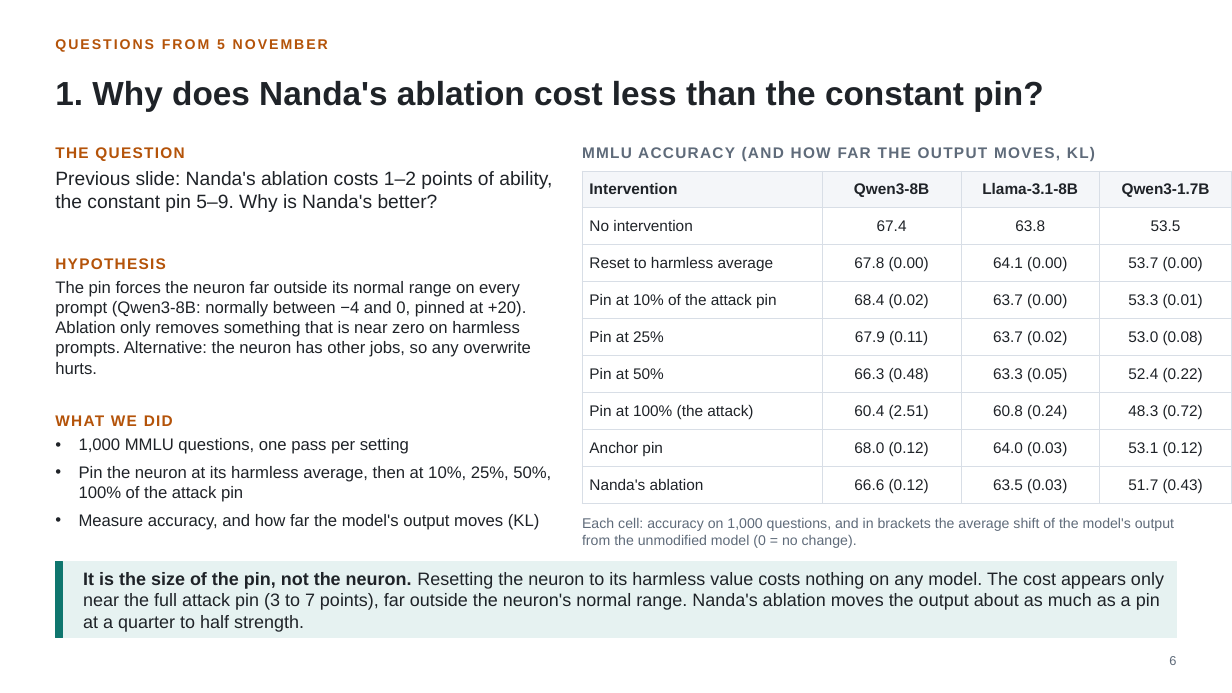
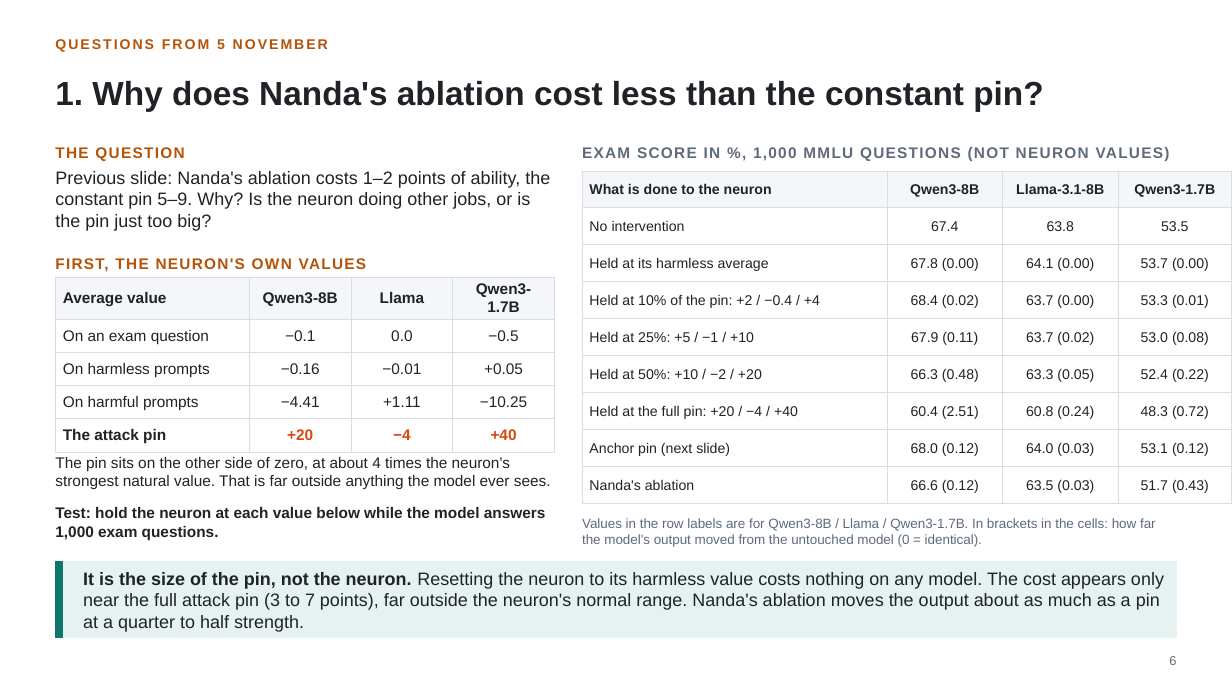
Before and after one commit to fjoad/refusal-neurons, a slide deck: slide 6 of slides/refusal_neurons_2026-11-12.pptx. Drawn at 1232x693 pixels with LibreOffice and Linux fonts; fonts in the diff are those of the drawing. Boxes give left, top, right and bottom in pixels: in the first picture for what was removed or moved away, otherwise in the second. Text is boxed around its words. In the diff, an @@ line names an element or a change of style, - is before the commit and + after.

```diff
--- a/slides/refusal_neurons_2026-11-12.pptx
+++ b/slides/refusal_neurons_2026-11-12.pptx
@@ text at (582, 147, 1170, 161): text changed @@
-MMLU ACCURACY (AND HOW FAR THE OUTPUT MOVES, KL)
+EXAM SCORE IN %, 1,000 MMLU QUESTIONS (NOT NEURON VALUES)
@@ text at (55, 171, 550, 231): text changed; size 15 to 14 pt @@
-Previous slide: Nanda's ablation costs 1–2 points of ability, the constant pin 5–9. Why is Nanda's better?
+Previous slide: Nanda's ablation costs 1–2 points of ability, the constant pin 5–9. Why? Is the neuron doing other jobs, or is the pin just too big?
@@ table at (582, 171, 1232, 497) @@
-row 1, column 1: Intervention
+row 1, column 1: What is done to the neuron
-row 3, column 1: Reset to harmless average
+row 3, column 1: Held at its harmless average
-row 4, column 1: Pin at 10% of the attack pin
+row 4, column 1: Held at 10% of the pin: +2 / −0.4 / +4
-row 5, column 1: Pin at 25%
+row 5, column 1: Held at 25%: +5 / −1 / +10
-row 6, column 1: Pin at 50%
+row 6, column 1: Held at 50%: +10 / −2 / +20
-row 7, column 1: Pin at 100% (the attack)
+row 7, column 1: Held at the full pin: +20 / −4 / +40
-row 8, column 1: Anchor pin
+row 8, column 1: Anchor pin (next slide)
@@ size 12 to 11 pt in "Qwen3-8B", "Llama-3.1-8B", "Qwen3-1.7B", "No intervention" and 25 more places @@
@@ text at (55, 258, 367, 272): text changed @@
-HYPOTHESIS
+FIRST, THE NEURON'S OWN VALUES
@@ text removed at (55, 281, 531, 374) @@
-The pin forces the neuron far outside its normal range on every prompt (Qwen3-8B: normally between −4 and 0, pinned at +20). Ablation only removes something that is near zero on harmless prompts. Alternative: the neuron has other jobs, so any overwrite hurts.
@@ table added at (55, 277, 555, 448), 5 rows, 4 columns @@
+Average value | Qwen3-8B | Llama | Qwen3-1.7B
+On an exam question | −0.1 | 0.0 | −0.5
+On harmless prompts | −0.16 | −0.01 | +0.05
+On harmful prompts | −4.41 | +1.11 | −10.25
+The attack pin | +20 | −4 | +40
@@ text at (55, 457, 551, 489): text changed; text colour #B45309 to #1F2328; bold off @@
-WHAT WE DID
+The pin sits on the other side of zero, at about 4 times the neuron's strongest natural value. That is far outside anything the model ever sees.
@@ text "The pin sits on the ..." at (55, 457, 551, 489): vertical alignment middle to top @@
@@ text at (55, 507, 546, 540): text changed; size 13 to 12 pt; bold on @@
-• 1,000 MMLU questions, one pass per setting
-• Pin the neuron at its harmless average, then at 10%, 25%, 50%, 100% of the attack pin
-• Measure accuracy, and how far the model's output moves (KL)
+Test: hold the neuron at each value below while the model answers 1,000 exam questions.
@@ text at (582, 518, 1156, 547): text changed; size 11 to 10.5 pt @@
-Each cell: accuracy on 1,000 questions, and in brackets the average shift of the model's output from the unmodified model (0 = no change).
+Values in the row labels are for Qwen3-8B / Llama / Qwen3-1.7B. In brackets in the cells: how far the model's output moved from the untouched model (0 = identical).
```
Also in this commit, not shown: 5 other slides changed, 2 other files.
